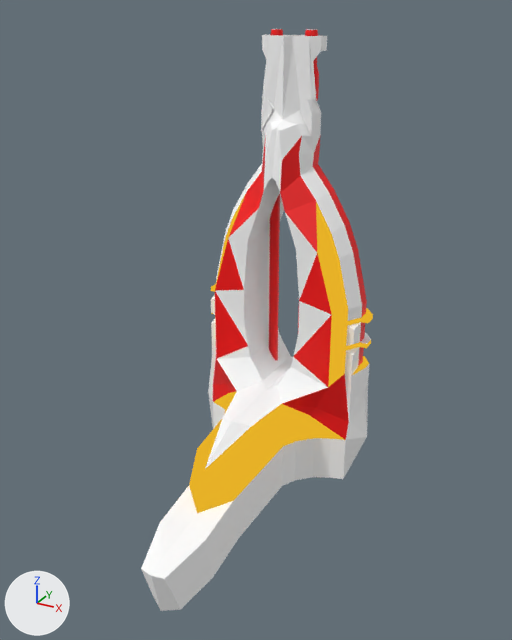
Two versions of the Blender file devsrc/blender_files/jdeivid/ruina/v1/ruina_magi_gun.blend, one commit apart.
Rendered twice from a 50 mm camera at (12.3, -18.2, 17.3) aimed at (0.8, 2.6, 6.9). The lights are fixed; the arrows at lower left show +X, +Y and +Z. The older version comes first.

The first picture shows 'ruina_magi_gun'.
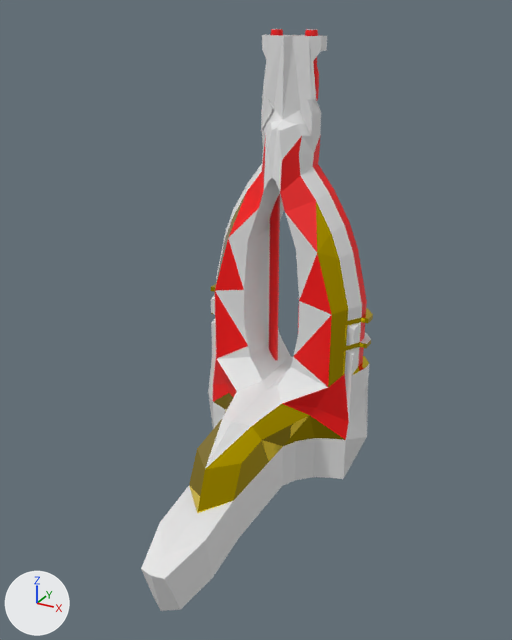
What differs and where, as boxes [x1, y1, x2, y2] in the pictures (512 x 640 px):
'ruina_magi_gun', recoloured: [141, 32, 373, 611] in both
part 1 of me_c_shortstop, recoloured (darker): [189, 194, 373, 513] in both

The edits, one by one:
Material 'painted_wood_01' (mat_painted_wood_01) is now built by principled_material('painted_wood_01') instead of diffuse_material('painted_wood_01').
Material 'painted_wood_01' (mat_painted_wood_01) changes colour from white #ffffff to white #e7e7e7; in linear values from (1.0, 1.0, 1.0) to (0.8, 0.8, 0.8).
Material 'gold_player' (mat_gold_player) is new.
Its base color is (0.8, 0.573, 0.0) (yellow #e7c700).
Its metallic is 1.0.
Its roughness is 0.0.
me_c_shortstop has 495 vertices, 520 faces, 7 loose edges and spans x 0.0..4.0, y -3.4..8.0, z -2.5..16.6.
me_c_shortstop is used by ob_ruina_magi_gun; location (0.0, 0.0, 0.0).
me_c_shortstop part 1: all 44 faces that had it switch from mat_c_frying_pan_gold to mat_gold_player (yellow #e7c700).
